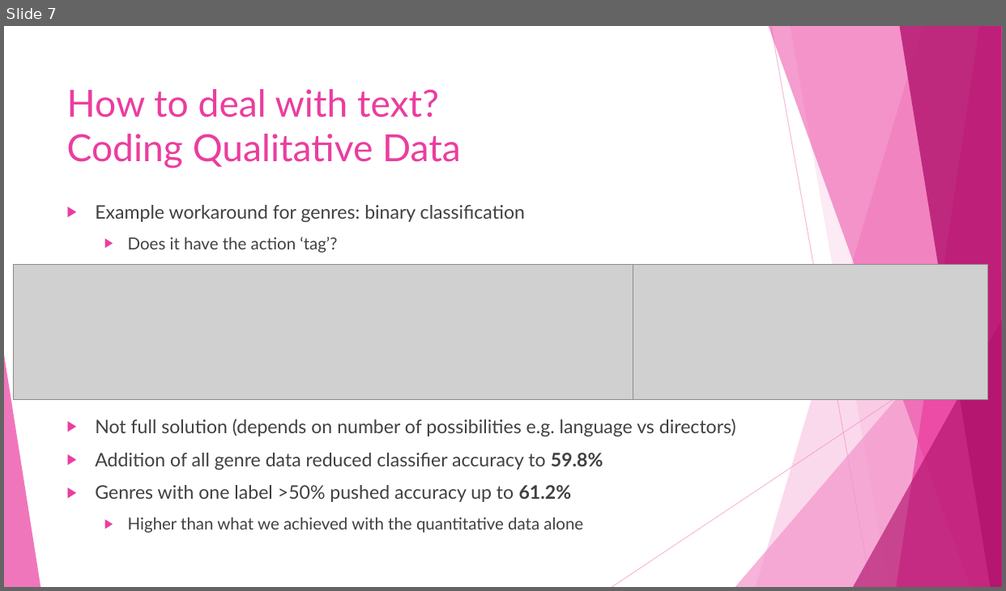
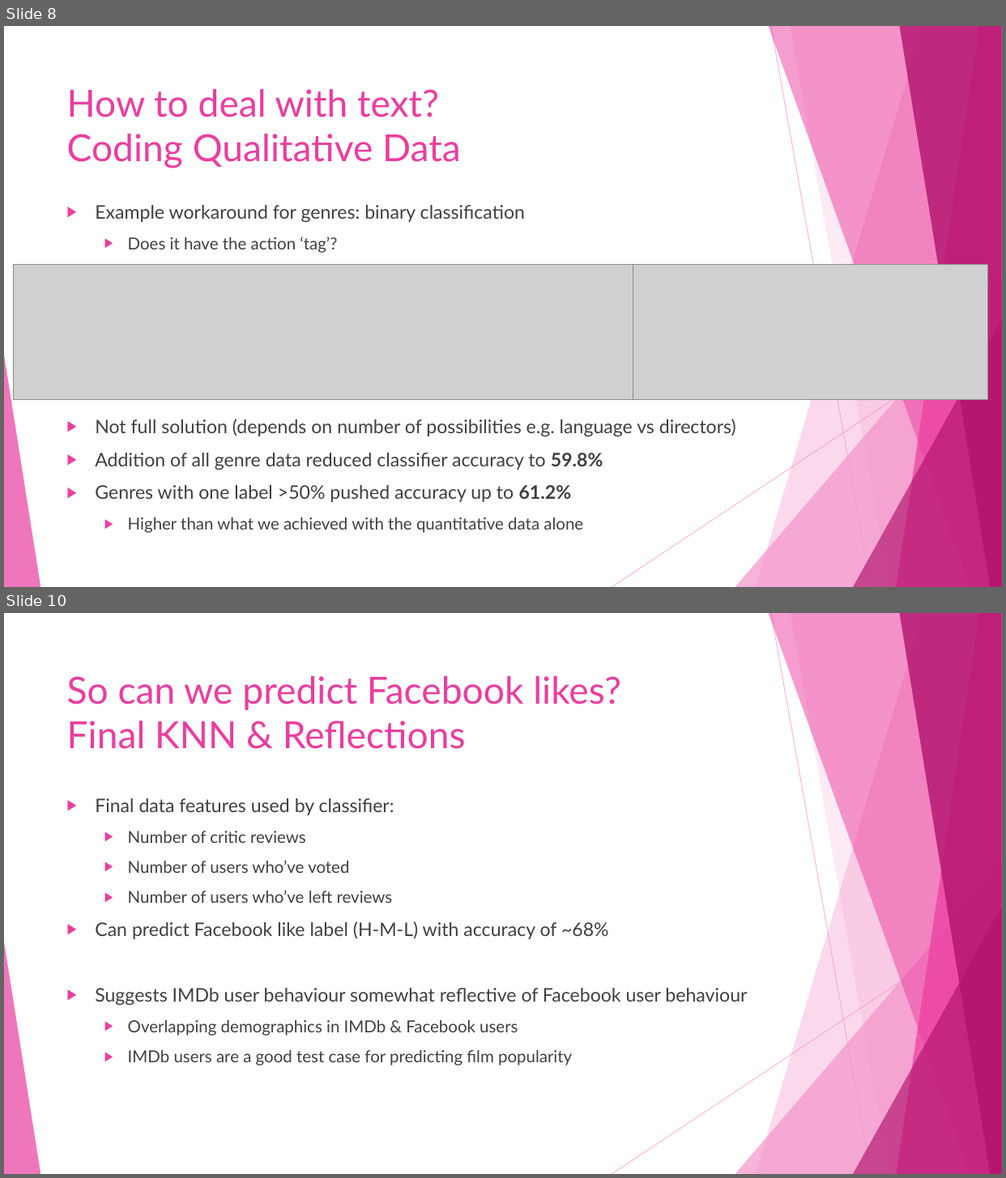
Before and after one commit to katjad/iris-robot-imdb, a slide deck: IMDb Data Exploration & Machine Learning.pptx. Shown one above the other, each under a label of ours: slide 7 before the commit, slides 8 and 10 after it; the slides between them are not shown. The pictures are 1006x591 and 1006x1178 pixels, drawn with LibreOffice and Linux fonts; fonts in the diff are those of the drawing; grey boxes stand for pictures. Boxes give left, top, right and bottom in pixels: in the first picture for what was removed or moved away, otherwise in the second. Text is boxed around its words. In the diff, an @@ line names an element or a change of style, - is before the commit and + after.

```diff
--- a/IMDb Data Exploration & Machine Learning.pptx
+++ b/IMDb Data Exploration & Machine Learning.pptx
@@ slide 10 added at [4, 613, 1002, 1174], background #FFFFFF; not listed: 10 template elements that a slide beside it also shows @@
@@ title added at [67, 676, 621, 749], 36 pt, text #EB3D9F @@
+So can we predict Facebook likes?
+Final KNN & Reflections
@@ text added at [95, 798, 747, 1066], 16 pt, text #404040 @@
+▶ Final data features used by classifier:
+  ▶ Number of critic reviews
+  ▶ Number of users who’ve voted
+  ▶ Number of users who’ve left reviews
+▶ Can predict Facebook like label (H-M-L) with accuracy of ~68%
+▶ Suggests IMDb user behaviour somewhat reflective of Facebook user behaviour
+  ▶ Overlapping demographics in IMDb & Facebook users
+  ▶ IMDb users are a good test case for predicting film popularity
@@ what was slide 7 is now slide 8 @@
```
Also in this commit, not shown: 5 slides changed, 4 other slides added.
